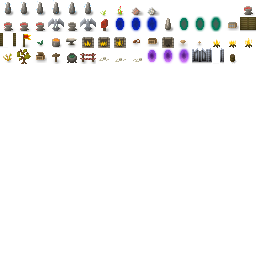
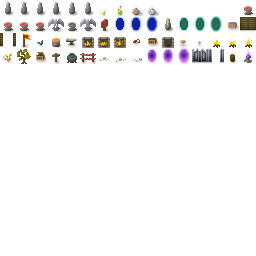
Two versions of the same layered image (256x256). Layer-by-layer changes:
painted on "Foreground" over (x1=244, y1=49, x2=252, y2=63)
